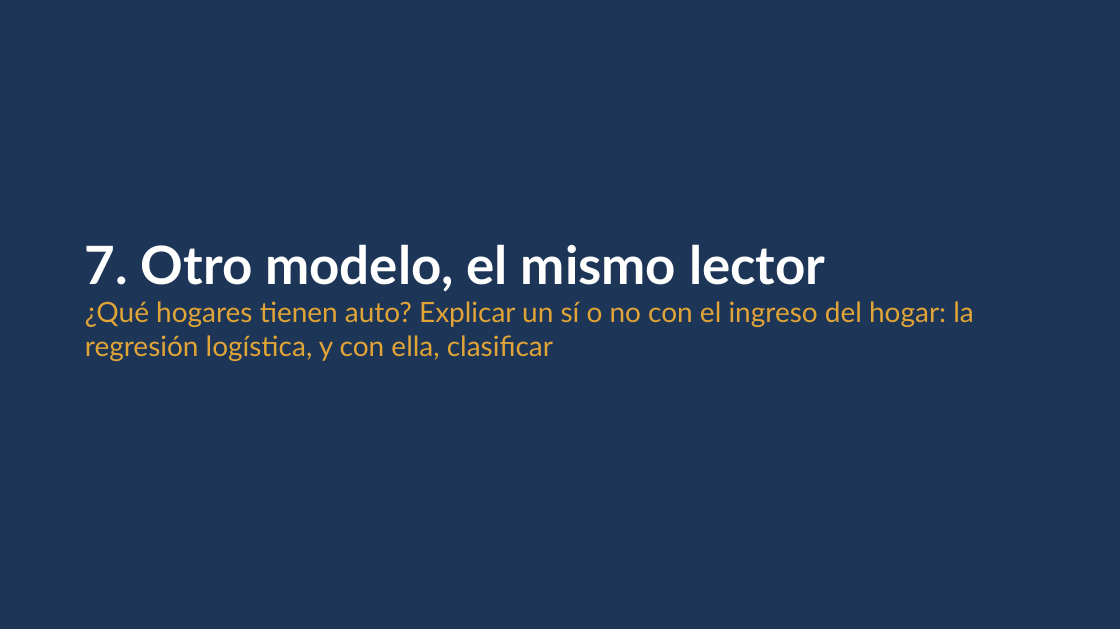
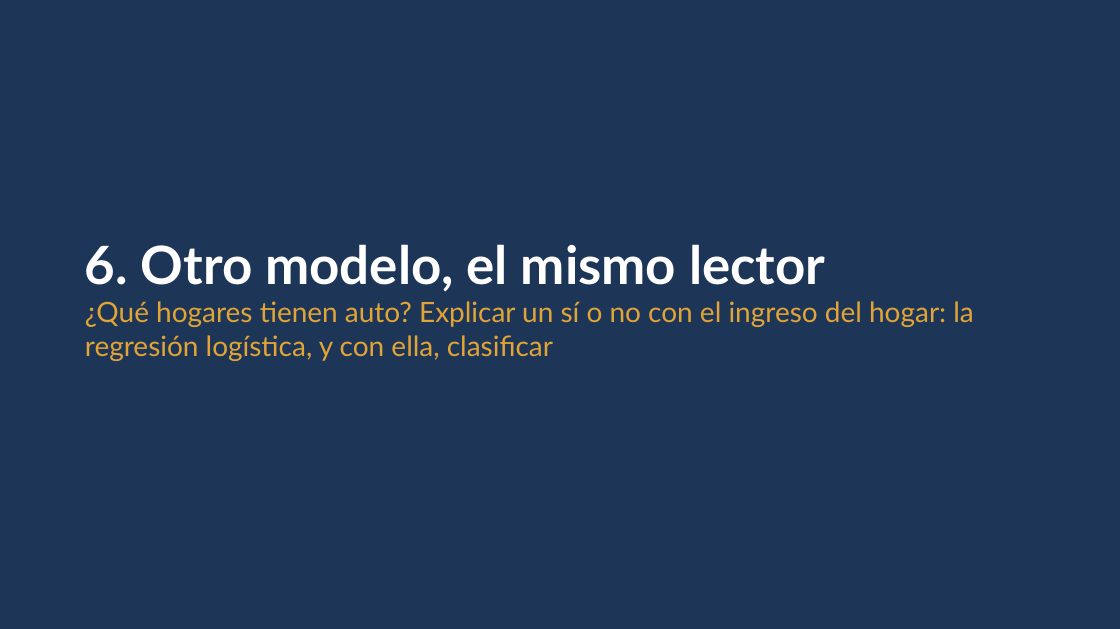
Before and after one commit to daniopitz/diplomado-cdd, a slide deck: slide 46 of presentaciones/clase05_probabilidad_inferencia.pptx (slide 48 before the commit). Drawn at 1120x629 pixels with LibreOffice and Linux fonts; fonts in the diff are those of the drawing. Boxes give left, top, right and bottom in pixels: in the first picture for what was removed or moved away, otherwise in the second. Text is boxed around its words. In the diff, an @@ line names an element or a change of style, - is before the commit and + after.

```diff
--- a/presentaciones/clase05_probabilidad_inferencia.pptx
+++ b/presentaciones/clase05_probabilidad_inferencia.pptx
@@ text at [85,244,825,292]: text changed @@
-7. Otro modelo, el mismo lector
+6. Otro modelo, el mismo lector
```
Also in this commit, not shown: 3 other slides changed, 1 slide added, 3 slides removed, 3 other files.
